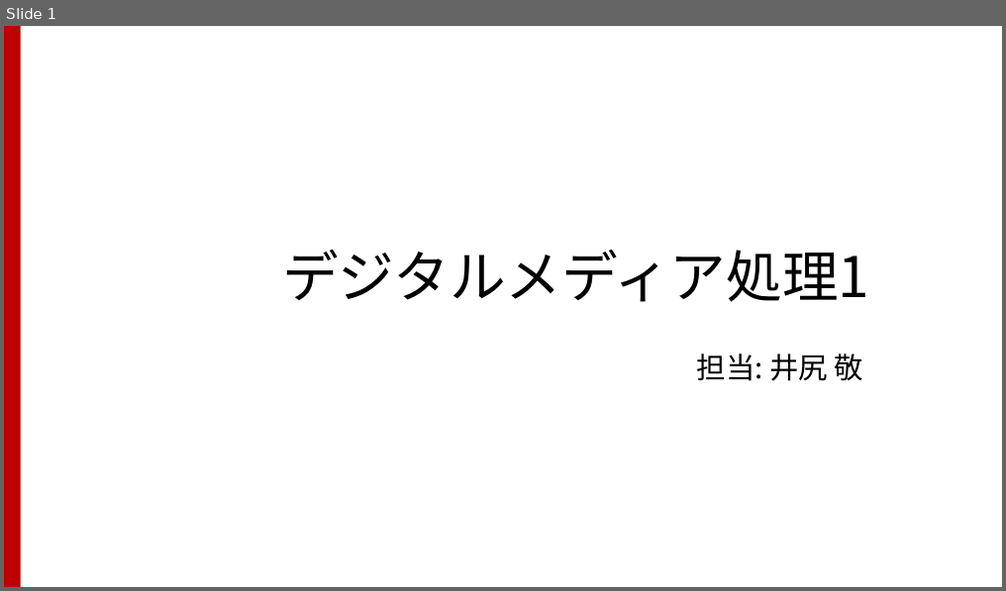
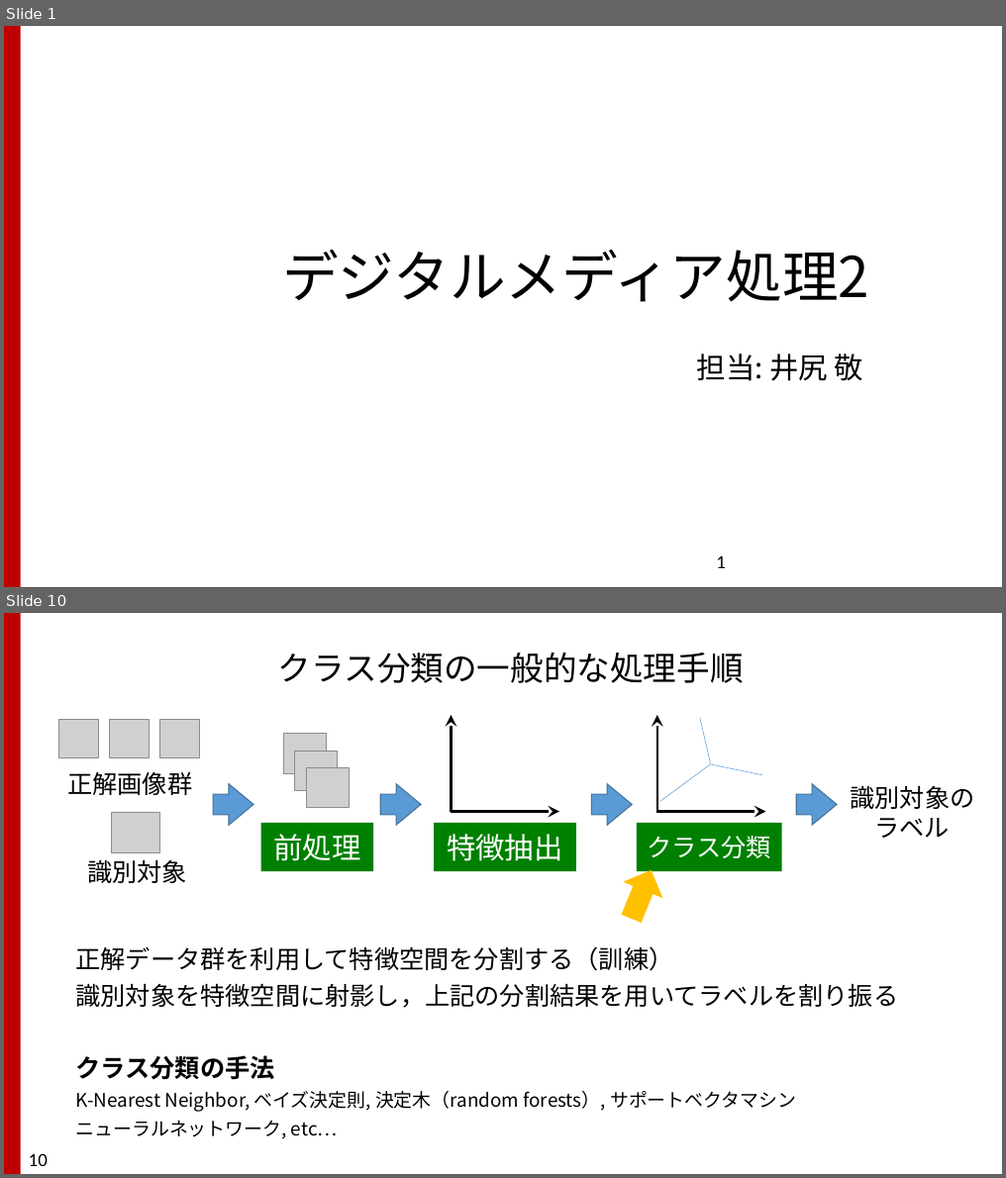
Before and after one commit to TakashiIjiri/TakashiIjiri.github.io, a slide deck: classes/dm2018_2/dm2_7.pptx. Shown one above the other, each under a label of ours: slide 1 before the commit, slides 1 and 10 after it; the slides between them are not shown. The pictures are 1006x591 and 1006x1178 pixels, drawn with LibreOffice and Linux fonts; fonts in the diff are those of the drawing; grey boxes stand for pictures; background and template pictures are left out. Boxes give left, top, right and bottom in pixels: in the first picture for what was removed or moved away, otherwise in the second. Text is boxed around its words. In the diff, an @@ line names an element or a change of style, - is before the commit and + after.

```diff
--- a/classes/dm2018_2/dm2_7.pptx
+++ b/classes/dm2018_2/dm2_7.pptx
@@ slide 10 added at box(4, 613, 1002, 1174), background #FFFFFF; not listed: 1 template element that a slide beside it also shows @@
@@ text added at box(278, 652, 744, 683), 32 pt, text #000000 @@
+クラス分類の一般的な処理手順
@@ arrow added from (450, 812) to (450, 715), #000000 2.25 pt @@
@@ right arrow added at box(213, 783, 253, 825), fill #5B9BD5, outline #43739E 1 pt @@
@@ group added at box(260, 734, 373, 871): 3 pictures, 1 rectangle @@
+前処理
@@ right arrow added at box(380, 783, 421, 825), fill #5B9BD5, outline #43739E 1 pt @@
@@ right arrow added at box(592, 783, 632, 825), fill #5B9BD5, outline #43739E 1 pt @@
@@ group added at box(637, 715, 782, 871): 3 lines, 2 arrows, 1 rectangle @@
+クラス分類
@@ right arrow added at box(797, 783, 838, 825), fill #5B9BD5, outline #43739E 1 pt @@
@@ text added at box(849, 785, 974, 838), 24 pt, text #000000 @@
+識別対象の
+ラベル
@@ group added at box(58, 719, 199, 883): 4 pictures, 2 texts @@
+正解画像群
+識別対象
@@ arrow added from (450, 811) to (559, 811), #000000 2.25 pt @@
@@ rectangle added at box(434, 823, 576, 871), fill #008000, 28 pt, text #FFFFFF @@
+特徴抽出
@@ right arrow added at box(612, 862, 671, 927), fill #FFC000 @@
@@ text added at box(76, 947, 899, 1140), 18 pt, text #000000 @@
+正解データ群を利用して特徴空間を分割する（訓練）
+識別対象を特徴空間に射影し，上記の分割結果を用いてラベルを割り振る
+クラス分類の手法
+K-Nearest Neighbor, ベイズ決定則, 決定木（random forests）, サポートベクタマシン
+ニューラルネットワーク, etc…
@@ page number added at box(29, 1154, 48, 1166), 18 pt, text #000000 @@
+10
@@ slide 1 changed as well @@
@@ title at box(282, 250, 869, 302): text changed @@
-デジタルメディア処理1
+デジタルメディア処理2
@@ page number added at box(716, 557, 726, 569), 18 pt, text #000000 @@
+1
```
Also in this commit, not shown: 46 other slides added, 26 slides removed, 14 other files.
